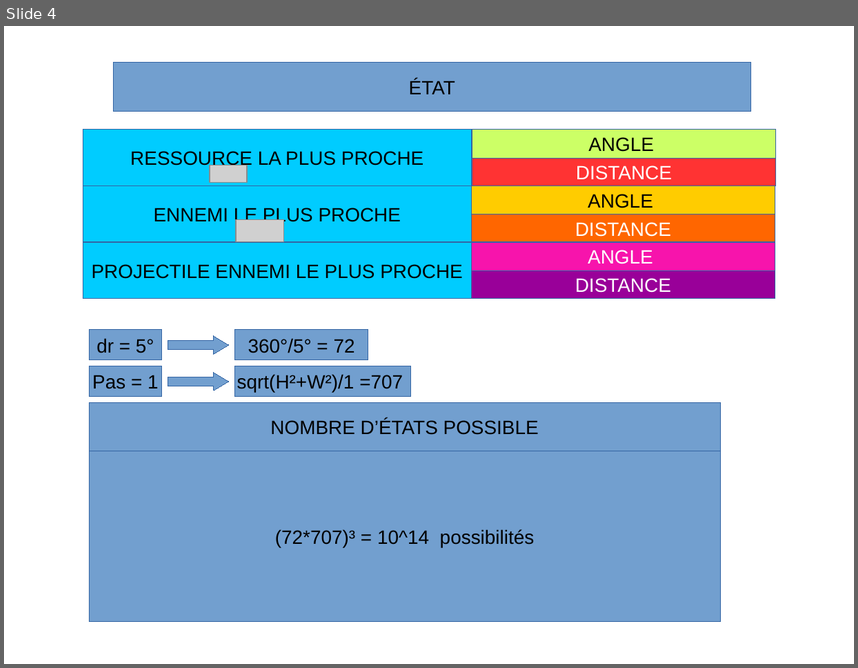
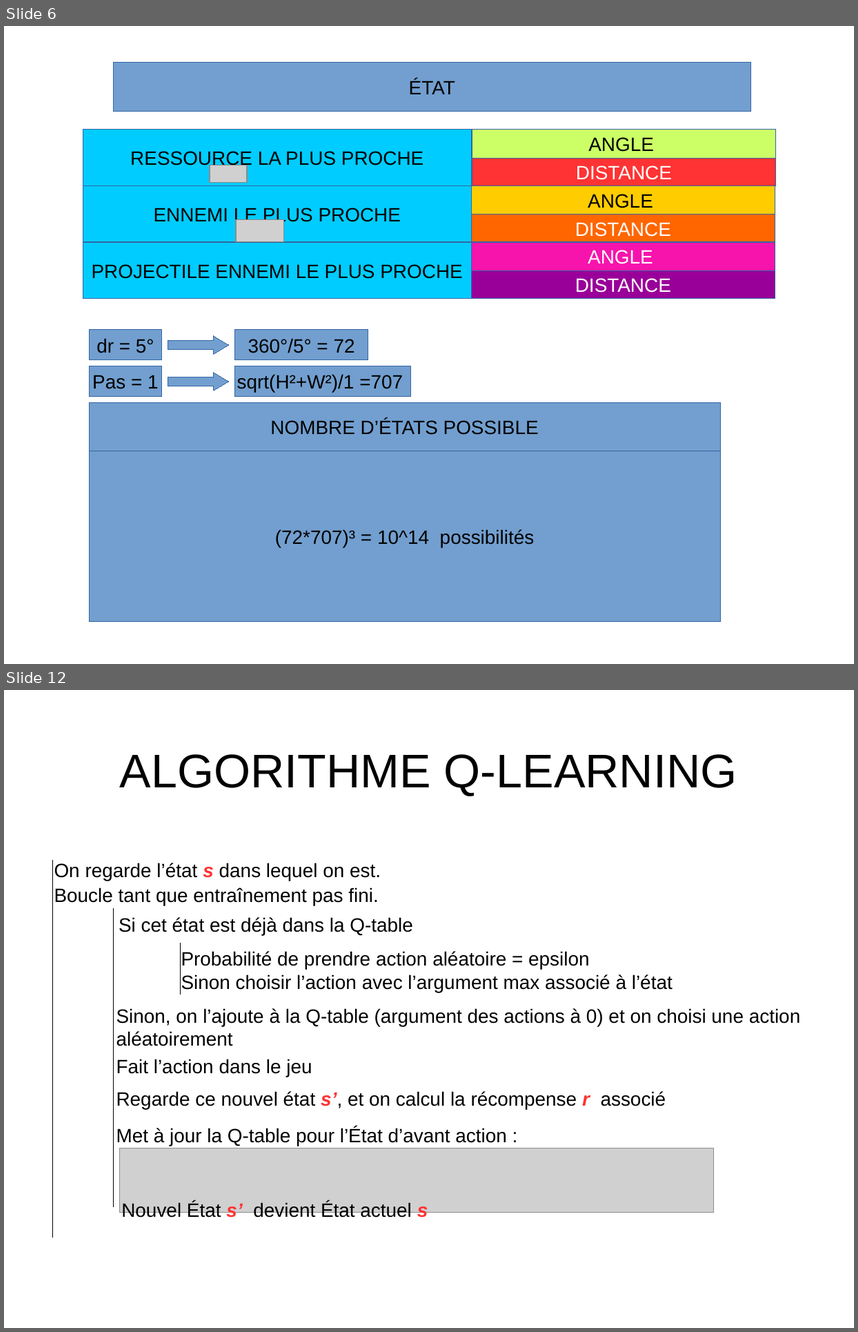
Before and after one commit to pfpimenta/projet_majeure, a slide deck: Presentation.odp. Shown one above the other, each under a label of ours: slide 4 before the commit, slides 6 and 12 after it; the slides between them are not shown. The pictures are 858x668 and 858x1332 pixels, drawn with LibreOffice and Linux fonts; fonts in the diff are those of the drawing; grey boxes stand for pictures; background and template pictures are left out. Boxes give left, top, right and bottom in pixels: in the first picture for what was removed or moved away, otherwise in the second. Text is boxed around its words. In the diff, an @@ line names an element or a change of style, - is before the commit and + after.

```diff
--- a/Presentation.odp
+++ b/Presentation.odp
@@ slide 12 added at (x1=4, y1=690, x2=854, y2=1328), background #FFFFFF @@
@@ title added at (x1=120, y1=754, x2=737, y2=796), 44 pt, text #000000 @@
+ALGORITHME Q-LEARNING
@@ line added from (52, 860) to (52, 1237), #000000 0 pt @@
@@ text added at (x1=54, y1=862, x2=381, y2=880), 18 pt, text #000000 @@
+On regarde l’état s dans lequel on est.
@@ text added at (x1=54, y1=887, x2=378, y2=906), 18 pt, text #000000 @@
+Boucle tant que entraînement pas fini.
@@ line added from (114, 908) to (114, 1206), #000000 0 pt @@
@@ text added at (x1=119, y1=917, x2=413, y2=936), 18 pt, text #000000 @@
+Si cet état est déjà dans la Q-table
@@ line added from (180, 943) to (180, 994), #000000 0 pt @@
@@ text added at (x1=181, y1=951, x2=673, y2=992), 18 pt, text #000000 @@
+Probabilité de prendre action aléatoire = epsilon
+Sinon choisir l’action avec l’argument max associé à l’état
@@ text added at (x1=116, y1=1008, x2=801, y2=1046), 18 pt, text #000000 @@
+Sinon, on l’ajoute à la Q-table (argument des actions à 0) et on choisi une action aléatoirement
@@ text added at (x1=116, y1=1058, x2=312, y2=1077), 18 pt, text #000000 @@
+Fait l’action dans le jeu
@@ text added at (x1=116, y1=1091, x2=666, y2=1109), 18 pt, text #000000 @@
+Regarde ce nouvel état s’, et on calcul la récompense r associé
@@ text added at (x1=116, y1=1127, x2=507, y2=1145), 18 pt, text #000000 @@
+Met à jour la Q-table pour l’État d’avant action :
@@ picture added at (x1=120, y1=1148, x2=715, y2=1212) @@
@@ text added at (x1=121, y1=1202, x2=428, y2=1221), 18 pt, text #000000 @@
+Nouvel État s’ devient État actuel s
@@ what was slide 4 is now slide 6 @@
```
Also in this commit, not shown: 1 slide changed, 8 other slides added.
